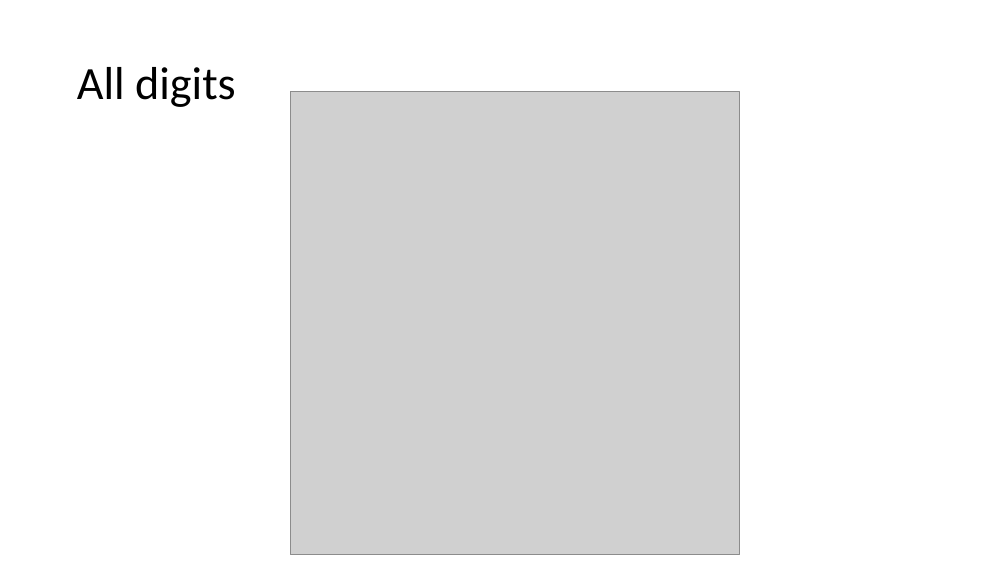
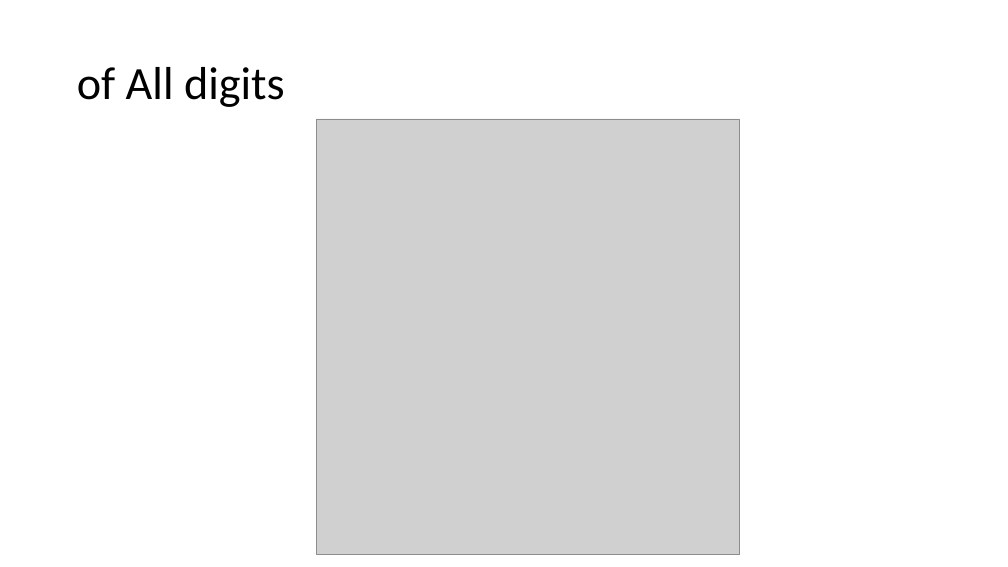
Before and after one commit to mathphysmx/teaching-ml, a slide deck: slide 31 of slides/08_ML_TreeBased.pptx (slide 30 before the commit). Drawn at 1008x567 pixels with LibreOffice and Linux fonts; fonts in the diff are those of the drawing; grey boxes stand for pictures. Boxes give left, top, right and bottom in pixels: in the first picture for what was removed or moved away, otherwise in the second. Text is boxed around its words. In the diff, an @@ line names an element or a change of style, - is before the commit and + after.

```diff
--- a/slides/08_ML_TreeBased.pptx
+++ b/slides/08_ML_TreeBased.pptx
@@ title at [77,67,285,107]: text changed @@
-All digits
+of All digits
@@ picture: place and size @@
-picture at [290,91,740,555]
+picture at [317,119,740,555]
```
Also in this commit, not shown: 1 other slide changed, 1 slide added, 2 other files.
